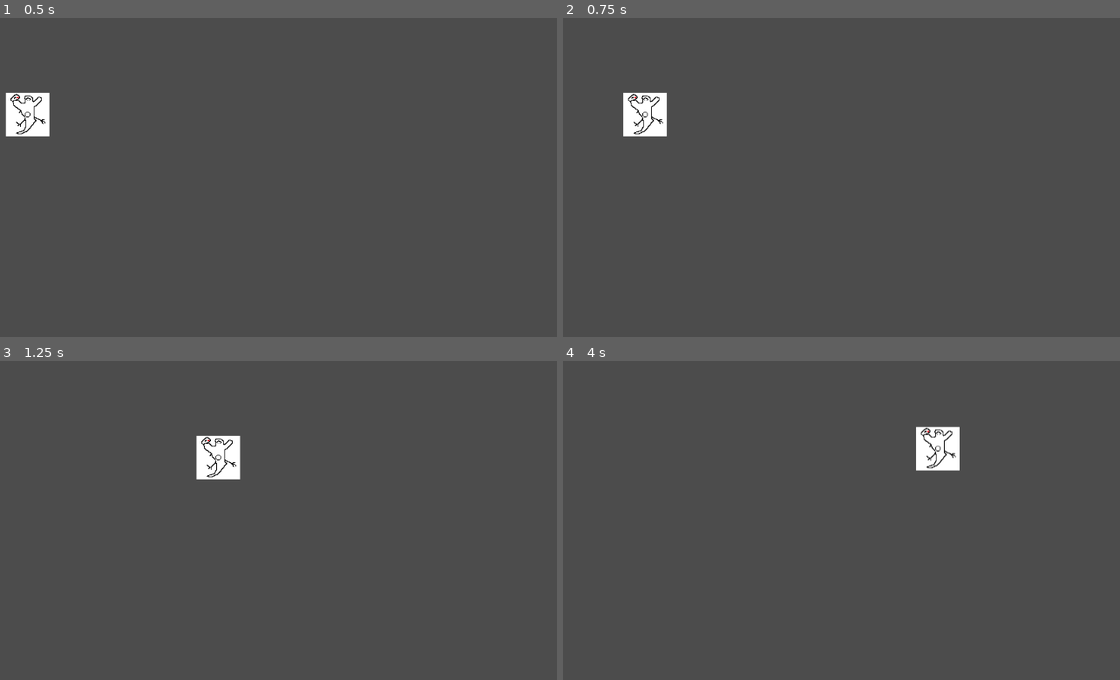
Above: before the commit, frames 1-4 (two rows, left to right).
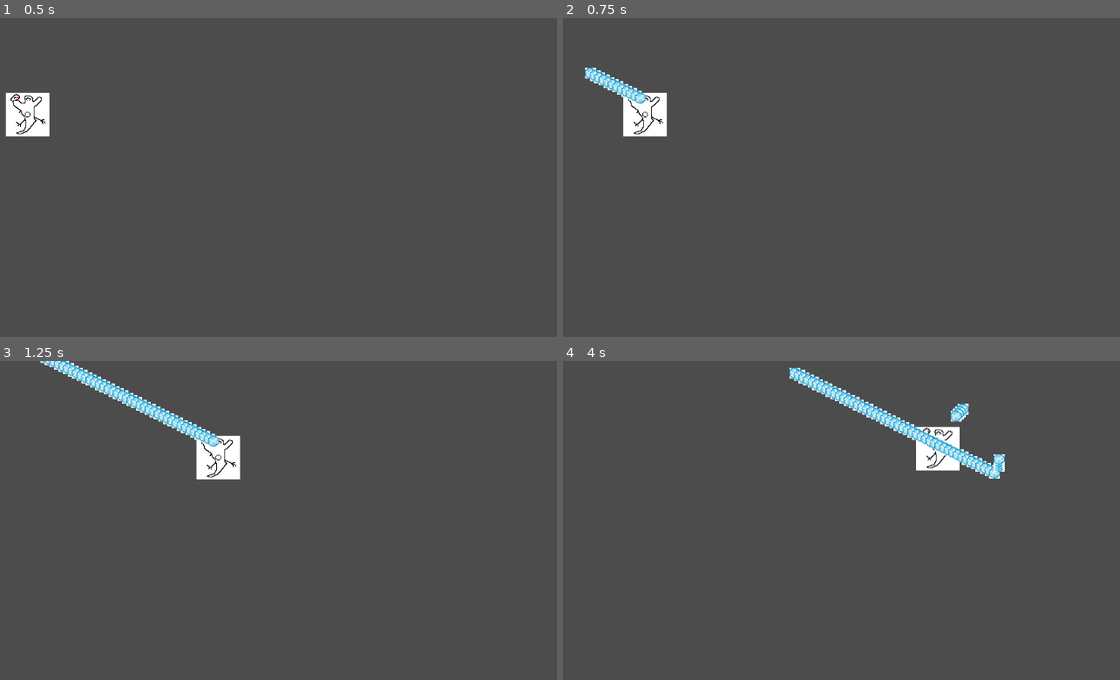
Above: after the commit, the same moments.

Repository: smbanasik/Cardtractor
Game: Godot game, scene res://Main.tscn
The game is run twice, just before and just after one commit, with the same random seed, the same clock (stepped at 60 frames per second) and the same inputs.
Inputs:
- Up to frame 1 (0.5 s): no input
- Up to frame 2 (0.75 s): tap Enter at 0.5 s; hold D (move_right) from 0.53 s (still down); hold Z (shoot_projectile) from 0.53 s (still down)
- Up to frame 3 (1.25 s): keep holding D (move_right); keep holding Z (shoot_projectile)
- Up to frame 4 (4 s): release D (move_right) at 1.28 s; release Z (shoot_projectile) at 1.28 s; hold S (move_down) 1.28-2.03 s; tap Shift (move_fast) at 1.35 s; tap Z (shoot_projectile) at 1.55, 2.85, 3.8 s; hold D (move_right) 2.03-2.78 s; hold Z (shoot_projectile) 2.03-2.78 s; hold W (move_up) 2.78-3.53 s; hold A (move_left) from 3.53 s (still down); hold Shift (move_fast) from 3.53 s (still down)

Frame 1 is identical in both runs. In frame 2, 0.5% of the frame differs, in the area x 3-15%, y 15-28%; in frame 3, 1.4%; in frame 4, 1.9%, in the area x 40-80%, y 2-37%.
Error before the commit: Invalid call. Nonexistent function 'init' in base 'PackedScene'. (res://Main.gd:22)

Commit message:
Fixed projectile bug!
The bug is fixed, projectiles still need to be deleted when off screen, and it needs to be less spammable

Diff:
--- a/Main.gd
+++ b/Main.gd
@@ -17,7 +17,7 @@
 #func _process(delta):
 
 
-func _on_Player_playerFiring(projectilePosition, projectileDirection, projectileSpeed, projectileDamage):
-	projectileSphere.instance()
-	projectileSphere.init()
-	add_child(projectileSphere)
+func _on_Player_playerFiring(projectilePosition, projectileRadians, projectileSpeed, projectileDamage):
+	var projSphere = projectileSphere.instance()
+	projSphere.init_sphere(projectilePosition, projectileRadians, projectileSpeed, projectileDamage)
+	add_child(projSphere)
--- a/Player.gd
+++ b/Player.gd
@@ -10,11 +10,11 @@
 export var playerFastMultiplier = 0.5
 export var projectileSpeed = 200
 export var projectileDamage = 1
-var projectileDirection = Vector2.UP
+var projectileRadians = 0
 
 # Our player was hit by something!
 signal playerHit
-signal playerFiring(projectilePosition, projectileDirection, projectileSpeed, projectileDamage)
+signal playerFiring(projectilePosition, projectileRadians, projectileSpeed, projectileDamage)
 
 # Called when the node enters the scene tree for the first time.
 func _ready():
@@ -39,7 +39,7 @@
 	if Input.is_action_pressed("move_fast"):
 		playerFast = 1 * playerFastMultiplier
 	if Input.is_action_pressed("shoot_projectile"):
-		emit_signal("playerFiring", $ProjectilePoint.position, projectileDirection, projectileSpeed, projectileDamage)
+		emit_signal("playerFiring", position + $ProjectilePoint.position, projectileRadians, projectileSpeed, projectileDamage)
 
 	# If we're moving, scale vector to unit length and multiply by speed.
 	# This prevents diagonals from moving faster.
--- a/Player.tscn
+++ b/Player.tscn
@@ -1,9 +1,8 @@
-[gd_scene load_steps=7 format=2]
+[gd_scene load_steps=6 format=2]
 
 [ext_resource path="res://assets/playerStill.png" type="Texture" id=1]
 [ext_resource path="res://Player.gd" type="Script" id=2]
 [ext_resource path="res://assets/playerHitBox.png" type="Texture" id=3]
-[ext_resource path="res://Projectile.tscn" type="PackedScene" id=4]
 
 [sub_resource type="SpriteFrames" id=1]
 animations = [ {
@@ -17,7 +16,6 @@
 
 [node name="Player" type="Area2D"]
 script = ExtResource( 2 )
-projectile = ExtResource( 4 )
 
 [node name="Animations" type="AnimatedSprite" parent="."]
 frames = SubResource( 1 )
--- a/Projectile.gd
+++ b/Projectile.gd
@@ -5,20 +5,22 @@
 # var a = 2
 # var b = "text"
 
-export var startingVelocity = 200
-export var direction = 0
+var startingVelocity = 200
+var direction = 0
+var damage = 0
 
-func _init(projPosition, projDirection, projSpeed, projDamage):
+func init_sphere(projPosition, projectileRadians, projSpeed, projDamage):
 	position = projPosition
-	direction = projDirection
+	direction = projectileRadians
+	startingVelocity = projSpeed
+	damage = projDamage
 
 # Called when the node enters the scene tree for the first time.
 #func _ready():
-#	pass
+#
 
 
 # Called every frame. 'delta' is the elapsed time since the previous frame.
 func _process(delta):
-	var velocity = Vector2.UP.rotated(direction) * startingVelocity
-
+	var velocity = Vector2.UP * startingVelocity
 	position += velocity * delta
